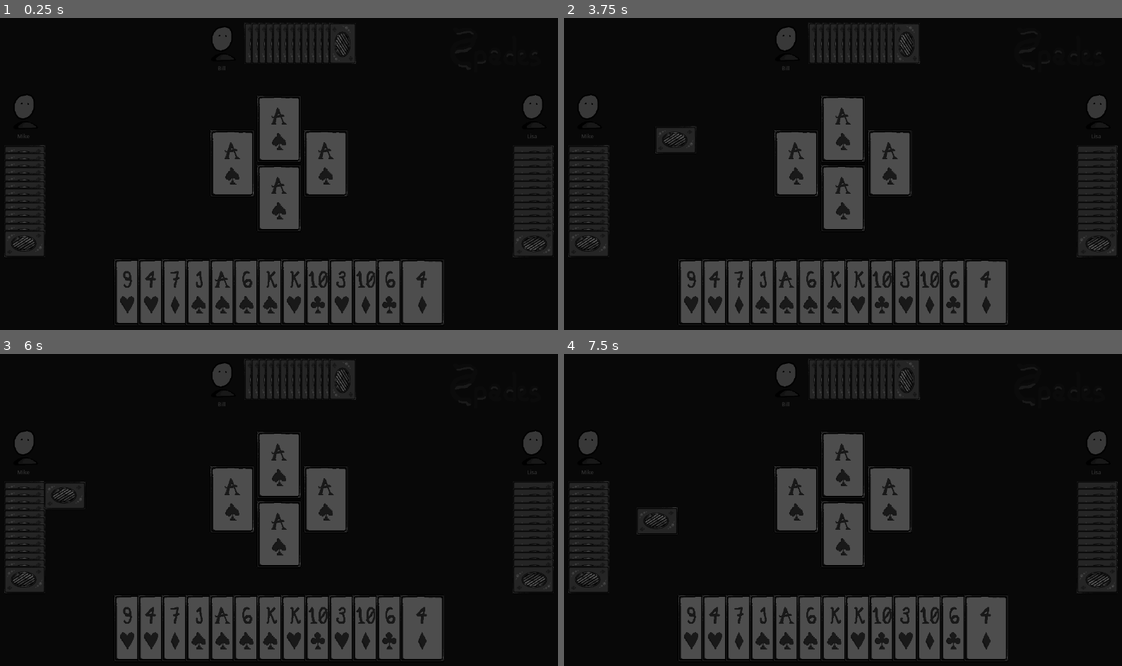
Above: before the commit, frames 1-4 (two rows, left to right).
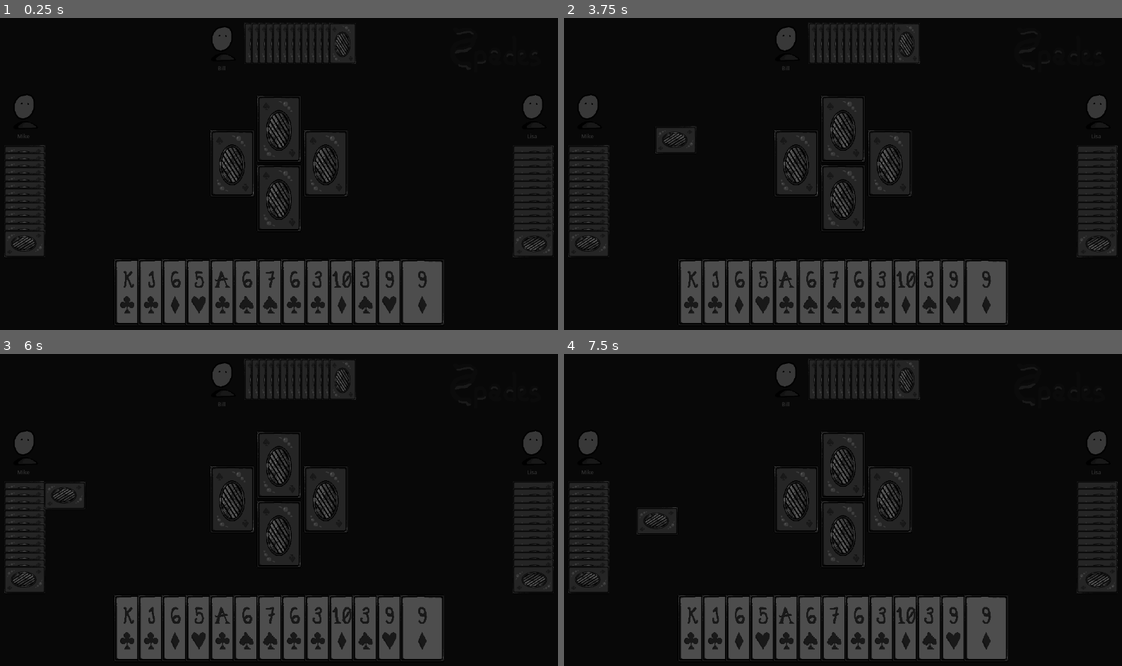
Above: after the commit, the same moments.

Repository: superhawk610/spades
Game: Godot game, scene res://main.tscn
Two runs of this game, one before a commit and one after it. Both use one fixed random seed, a clock stepped at 60 frames per second and the inputs below.
Inputs (mouse positions are in pixels of both pictures, inside the frame that each line leads up to):
- Up to frame 1 (0.25 s): no input
- Up to frame 2 (3.75 s): tap Enter at 0.5, 2, 3.5 s; drag from (798, 164) to (898, 105) at 0.52 s; tap Space at 1.25, 2.75 s; drag from (843, 130) to (815, 236) at 1.27 s; move the mouse to (843, 198) at 2.02 s; click (843, 198) at 2.17 s; drag from (887, 164) to (675, 127) at 2.77 s; drag from (586, 158) to (870, 174) at 3.52 s
- Up to frame 3 (6 s): drag from (22, 500) to (195, 432) at 4.27 s; move the mouse to (22, 510) at 5.02 s; click (22, 510) at 5.17 s; tap Space at 5.75 s; drag from (22, 516) to (167, 525) at 5.77 s
- Up to frame 4 (7.5 s): drag from (586, 522) to (898, 441) at 6.52 s; drag from (586, 531) to (815, 572) at 7.27 s

The runs differ from the first frame. In frame 1, 5.8% of the frame differs, in the area x 21-77%, y 25-95%; in frame 2, 5.8%; in frame 3, 5.8%; in frame 4, 5.8%.

Commit message:
basic playing cards

Diff:
--- /dev/null
+++ b/Game.gd
@@ -0,0 +1,52 @@
+class_name Game extends Object
+
+
+var suits = [
+	"spade",
+	"heart",
+	"diamond",
+	"club"
+]
+
+var card_ranking = [
+	"two",
+	"three",
+	"four",
+	"five",
+	"six",
+	"seven",
+	"eight",
+	"nine",
+	"ten",
+	"jack",
+	"queen",
+	"king",
+	"ace",
+]
+
+var deck : Array
+var players = {}
+var points = {}
+
+
+func shuffle():
+	deck = suits.reduce(func(acc, suit):
+		acc.append_array(card_ranking.map(func(value):
+			return { suit = suit, face_value = value }
+		))
+		return acc, [])
+	deck.shuffle()
+
+
+func deal_player(name: String, variant: String):
+	var player : Player = players.get(name)
+	if player:
+		player.deal(deck)
+	else:
+		player = Player.new(name, variant, deck)
+		players[name] = player
+	return player
+
+
+func score_round(team: String, bid: int, tricks: int):
+	pass
--- a/Player.gd
+++ b/Player.gd
@@ -1,8 +1,45 @@
 class_name Player extends Object
 
+var name : String
+var variant : String
 var cards = []
+var points = 0
+var bid = null
+var tricks = 0
 
 
-func _init(deck: Array):
+func _init(name: String, variant: String, deck: Array):
+	self.name = name
+	self.variant = variant
+	deal(deck)
+
+
+func is_ai():
+	return name != "You"
+
+
+func deal(deck: Array):
 	while cards.size() < 13:
 		cards.append(deck.pop_back())
+
+
+func draw_card(card):
+	for i in range(0, cards.size()):
+		var c = cards[i]
+		if c.suit == card.suit and c.face_value == card.face_value:
+			cards.pop_at(i)
+			return i
+
+	assert(false, "attempted to draw card %s:%s not in hand" % [card.suit, card.face_value])
+
+
+func place_bid(new_bid):
+	bid = new_bid
+
+
+func take_trick():
+	tricks += 1
+
+
+func score_points(add_points):
+	points += add_points
--- a/card.tscn
+++ b/card.tscn
@@ -32,13 +32,12 @@
 }
 
 [node name="card" type="Control"]
-custom_minimum_size = Vector2(128, 192)
+custom_minimum_size = Vector2(102.4, 153.6)
 layout_mode = 3
 anchors_preset = 0
 offset_right = 128.0
 offset_bottom = 192.0
 script = ExtResource("1_7ao2h")
-variant = null
 
 [node name="AnimationPlayer" type="AnimationPlayer" parent="."]
 libraries = {
@@ -46,6 +45,7 @@
 }
 
 [node name="offset" type="Node2D" parent="."]
+scale = Vector2(0.8, 0.8)
 
 [node name="PanelContainer" type="PanelContainer" parent="offset"]
 custom_minimum_size = Vector2(128, 192)
--- a/main.gd
+++ b/main.gd
@@ -1,85 +1,116 @@
 extends Node2D
 
 
-var suits = [
-	"spade",
-	"heart",
-	"diamond",
-	"club"
-]
-
-var card_values = [
-	"two",
-	"three",
-	"four",
-	"five",
-	"six",
-	"seven",
-	"eight",
-	"nine",
-	"ten",
-	"jack",
-	"queen",
-	"king",
-	"ace",
-]
-
-var deck = suits.reduce(func(acc, suit):
-	acc.append_array(card_values.map(func(value):
-		return { suit = suit, face_value = value }
-	))
-	return acc, [])
+var game := Game.new()
+var player : Player
+var players = {
+	left  = null,
+	top   = null,
+	right = null,
+}
 
 var s_card = preload("res://card.tscn")
 
+signal card_clicked
 
 @onready var c_hand = $PanelContainer/MarginContainer/HBoxContainer/VBoxContainer/VBoxContainer/player_hand
 @onready var c_player_left = $PanelContainer/MarginContainer/HBoxContainer/player_left
 @onready var c_player_right = $PanelContainer/MarginContainer/HBoxContainer/player_right
 @onready var c_player_top = $PanelContainer/MarginContainer/HBoxContainer/VBoxContainer/player_top
+@onready var c_play_you = $PanelContainer/MarginContainer/CenterContainer/MarginContainer/HBoxContainer/center/card_bottom
+@onready var c_play_left = $PanelContainer/MarginContainer/CenterContainer/MarginContainer/HBoxContainer/left/card
+@onready var c_play_top = $PanelContainer/MarginContainer/CenterContainer/MarginContainer/HBoxContainer/center/card_top
+@onready var c_play_right = $PanelContainer/MarginContainer/CenterContainer/MarginContainer/HBoxContainer/right/card
+
 
 # Called when the node enters the scene tree for the first time.
 func _ready():
-	deck.shuffle()
+	deal()
+	bid()
+	play_round()
 
-	var player_1 = Player.new(deck)
-	for i in range(0, player_1.cards.size()):
+
+func deal():
+	game.shuffle()
+
+	# order matters here since this will establish turn order
+	player = game.deal_player("You", "hand")
+	players.left = game.deal_player("Mike", "left")
+	players.top = game.deal_player("Bill", "top")
+	players.right = game.deal_player("Lisa", "right")
+
+	c_player_left.get_node("player_icon/Label").text = players.left.name
+	c_player_top.get_node("player_icon/Label").text = players.top.name
+	c_player_right.get_node("player_icon/Label").text = players.right.name
+
+	for i in range(0, player.cards.size()):
 		var card = s_card.instantiate()
-		card.suit = player_1.cards[i].suit
-		card.face_value = player_1.cards[i].face_value
+		card.suit = player.cards[i].suit
+		card.face_value = player.cards[i].face_value
 		card.compact = i < 12
-		card.connect("clicked", _on_card_clicked)
+		card.connect("clicked", func(c): card_clicked.emit(c))
 		c_hand.add_child(card)
 
 	var card = s_card.instantiate()
 	card.mouse_filter = Control.MouseFilter.MOUSE_FILTER_IGNORE
 	card.flipped = true
 
-	var player_top = Player.new(deck)
-	for i in range(0, 13):
-		var card_top = card.duplicate()
-		card_top.variant = "top"
-		c_player_top.add_child(card_top)
+	for name in players:
+		var p = players[name]
+		for _c in p.cards:
+			var c = card.duplicate()
+			c.variant = p.variant
+			c_player_hand(p).add_child(c)
 
-	var player_left = Player.new(deck)
-	for i in range(0, 13):
-		var card_left = card.duplicate()
-		card_left.variant = "left"
-		c_player_left.add_child(card_left)
+	assert(game.deck.size() == 0, "all cards have been dealt")
 
-	var player_right = Player.new(deck)
-	for i in range(0, 13):
-		var card_right = card.duplicate()
-		card_right.variant = "right"
-		c_player_right.add_child(card_right)
 
-	assert(deck.size() == 0, "all cards have been dealt")
+func bid():
+	pass
 
+
+func play_round():
+	while player.cards.size() > 0:
+		for name in game.players:
+			var player = game.players[name]
+			var c_preview = c_player_preview(player)
+			var c_hand = c_player_hand(player)
+			var card
+			if player.is_ai():
+				c_hand.remove_child(c_hand.get_children()[-1])
+				card = player.cards.pop_back()
+			else:
+				card = await card_clicked
+				var i = player.draw_card(card)
+				c_hand.remove_child(c_hand.get_child(i))
+			c_preview.face_value = card.face_value
+			c_preview.flipped = false
+			await get_tree().create_timer(1).timeout
+
+
+func c_player_hand(player: Player):
+	match player.variant:
+		"left":
+			return c_player_left
+		"top":
+			return c_player_top
+		"right":
+			return c_player_right
+		"hand":
+			return c_hand
+
+
+func c_player_preview(player: Player):
+	match player.variant:
+		"left":
+			return c_play_left
+		"top":
+			return c_play_top
+		"right":
+			return c_play_right
+		"hand":
+			return c_play_you
 
 # Called every frame. 'delta' is the elapsed time since the previous frame.
 func _process(delta):
 	pass
-
-
-func _on_card_clicked(card):
-	print(card, card_values.find(card.face_value))
--- a/main.tscn
+++ b/main.tscn
@@ -49,31 +49,27 @@
 alignment = 1
 
 [node name="card" parent="PanelContainer/MarginContainer/CenterContainer/MarginContainer/HBoxContainer/left" instance=ExtResource("2_rw6bn")]
-custom_minimum_size = Vector2(102.4, 153.6)
 layout_mode = 2
-variant = "hand"
+flipped = true
 
 [node name="center" type="VBoxContainer" parent="PanelContainer/MarginContainer/CenterContainer/MarginContainer/HBoxContainer"]
 layout_mode = 2
 
 [node name="card_top" parent="PanelContainer/MarginContainer/CenterContainer/MarginContainer/HBoxContainer/center" instance=ExtResource("2_rw6bn")]
-custom_minimum_size = Vector2(102.4, 153.6)
 layout_mode = 2
-variant = "hand"
+flipped = true
 
 [node name="card_bottom" parent="PanelContainer/MarginContainer/CenterContainer/MarginContainer/HBoxContainer/center" instance=ExtResource("2_rw6bn")]
-custom_minimum_size = Vector2(102.4, 153.6)
 layout_mode = 2
-variant = "hand"
+flipped = true
 
 [node name="right" type="VBoxContainer" parent="PanelContainer/MarginContainer/CenterContainer/MarginContainer/HBoxContainer"]
 layout_mode = 2
 alignment = 1
 
 [node name="card" parent="PanelContainer/MarginContainer/CenterContainer/MarginContainer/HBoxContainer/right" instance=ExtResource("2_rw6bn")]
-custom_minimum_size = Vector2(102.4, 153.6)
 layout_mode = 2
-variant = "hand"
+flipped = true
 
 [node name="HBoxContainer" type="HBoxContainer" parent="PanelContainer/MarginContainer"]
 layout_mode = 2
@@ -84,7 +80,7 @@
 alignment = 1
 
 [node name="player_icon" type="TextureRect" parent="PanelContainer/MarginContainer/HBoxContainer/player_left"]
-custom_minimum_size = Vector2(92, 172)
+custom_minimum_size = Vector2(96, 172)
 layout_mode = 2
 texture = ExtResource("3_f01n7")
 expand_mode = 5
@@ -110,7 +106,7 @@
 alignment = 1
 
 [node name="player_icon" type="TextureRect" parent="PanelContainer/MarginContainer/HBoxContainer/VBoxContainer/player_top"]
-custom_minimum_size = Vector2(144, 92)
+custom_minimum_size = Vector2(144, 96)
 layout_mode = 2
 texture = ExtResource("3_f01n7")
 expand_mode = 3
@@ -142,7 +138,7 @@
 alignment = 1
 
 [node name="player_icon" type="TextureRect" parent="PanelContainer/MarginContainer/HBoxContainer/player_right"]
-custom_minimum_size = Vector2(92, 172)
+custom_minimum_size = Vector2(96, 172)
 layout_mode = 2
 texture = ExtResource("3_f01n7")
 expand_mode = 5
